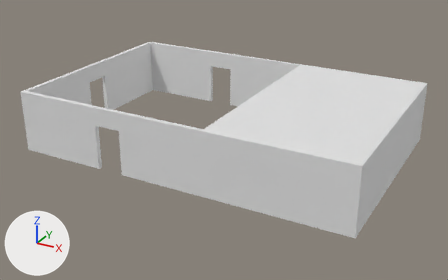
One commit to the FBX model RE_Object_1.fbx: the scene before it, then after it.
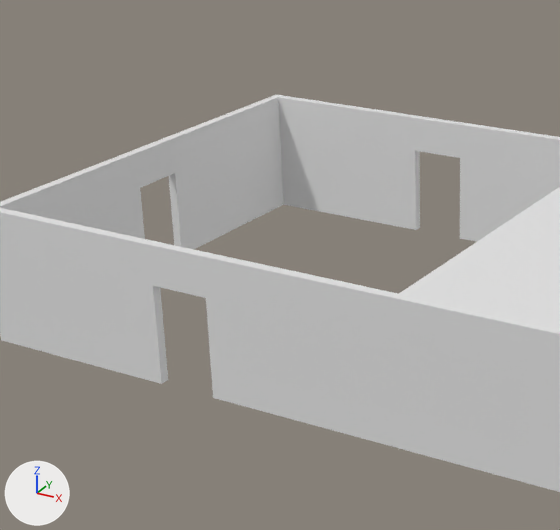
There are two pictures of each version: one whole from a 50 mm lens placed at (28.2, -46.9, 28.6), pointed at (-3.1, 10.1, 0.0), one close up on the part from 6% to 61% of the width and 0% to 83% of the height. Every picture has the same lights, and +X, +Y and +Z are marked at lower left. Where no turn or scale is listed for an object, it has been applied to the vertices.
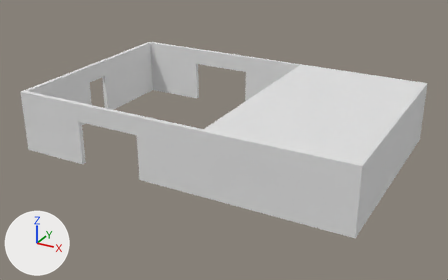
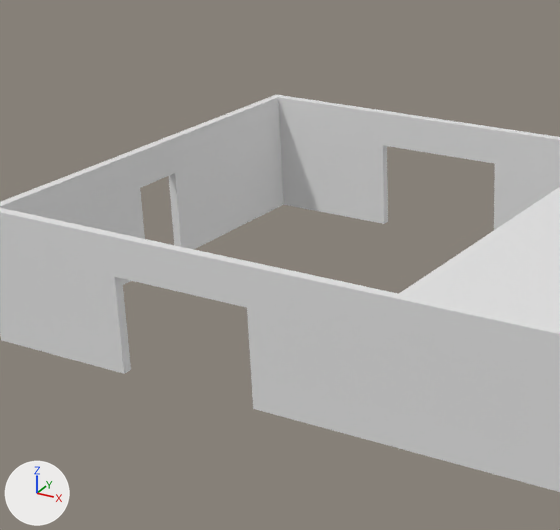
Commit message: Object_1 Update

Location of each change, [x1, y1, x2, y2] in pixels of the close-ups (560 x 530 px; the box of a moved part takes in the faces that stretch with it):
part 1 of me_cube_004, moved or reshaped
    both: [0, 212, 405, 450]
part 2 of me_cube_004, moved or reshaped
    before: [278, 97, 560, 242]
    after: [278, 97, 560, 230]

The change in detail:
me_cube_004 has 102 vertices, 90 faces and spans x -1.0..37.5, y -1.5..23.0, z -1.0..6.0.
me_cube_004 is used by ob_cube_002; location (-21.54, 0.5, 0.0).
Before the commit, vertices of me_cube_004: 28 (12.3, -1.0, 4.0), 29 (12.3, -1.0, -1.0), 30 (12.3, -1.5, 4.0) at pixel (205, 298), 31 (12.3, -1.5, -1.0) at pixel (213, 397), 40 (9.3, -1.0, 4.0).
Before the commit, vertices of me_cube_004: 41 (9.3, -1.0, -1.0) at pixel (168, 379), 42 (9.3, -1.5, 4.0) at pixel (152, 285), 43 (9.3, -1.5, -1.0) at pixel (161, 383).
Before the commit, vertices of me_cube_004: 52 (12.3, 23.0, 4.0), 53 (12.3, 23.0, -1.0), 54 (12.3, 22.5, 4.0) at pixel (460, 158), 55 (12.3, 22.5, -1.0) at pixel (459, 238), 64 (9.3, 23.0, 4.0).
Before the commit, vertices of me_cube_004: 65 (9.3, 23.0, -1.0) at pixel (420, 227), 66 (9.3, 22.5, 4.0) at pixel (415, 150), 67 (9.3, 22.5, -1.0) at pixel (415, 230).
Part 1, on me_cube_004:
Vertices 40 to 43 of me_cube_004 move by (-2.3, 0.0, 0.0).
Vertices 28 to 31 of me_cube_004 move by (2.3, 0.0, 0.0).
Part 2, on me_cube_004:
Vertices 64 to 67 of me_cube_004 move by (-2.3, 0.0, 0.0).
Vertices 52 to 55 of me_cube_004 move by (2.3, 0.0, 0.0).
